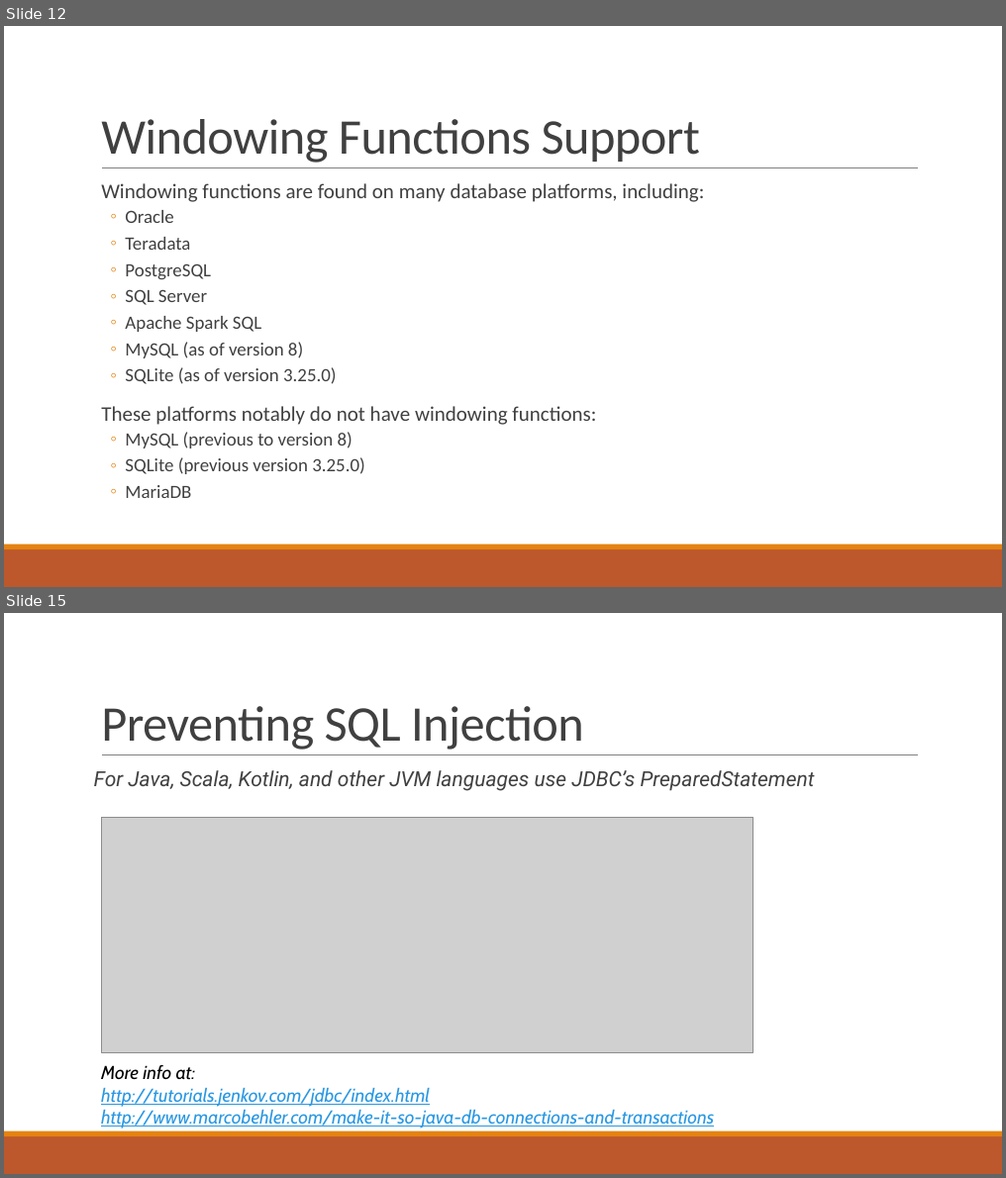
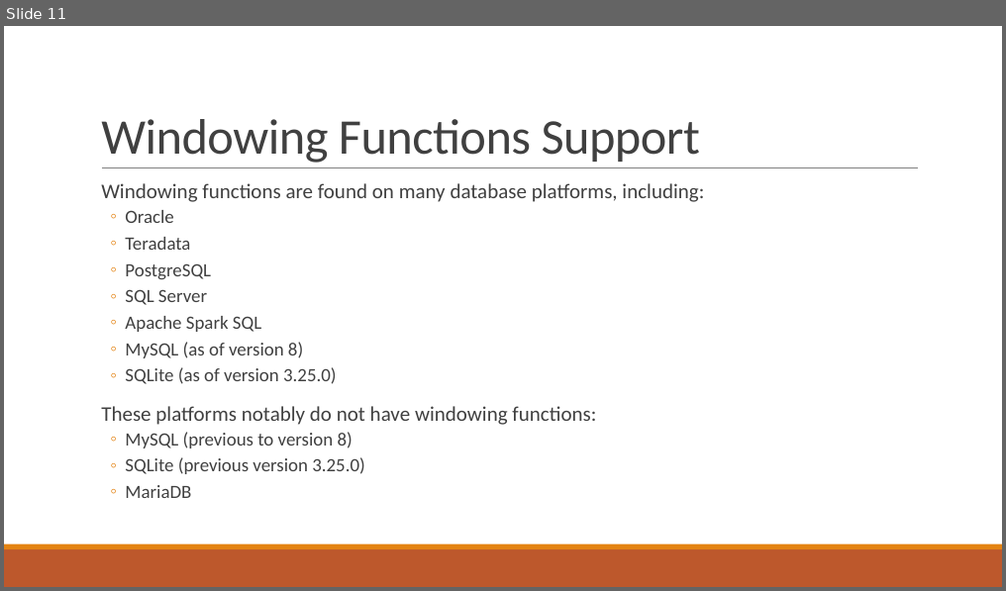
Before and after one commit to thomasnield/oreilly_intermediate_sql_for_data, a slide deck: oreilly_intermediate_sql_for_data_analysis.pptx. Shown one above the other, each under a label of ours: slides 12 and 15 before the commit, slide 11 after it; the slides between them are not shown. The pictures are 1006x1178 and 1006x591 pixels, drawn with LibreOffice and Linux fonts; fonts in the diff are those of the drawing; grey boxes stand for pictures. Boxes give left, top, right and bottom in pixels: in the first picture for what was removed or moved away, otherwise in the second. Text is boxed around its words. In the diff, an @@ line names an element or a change of style, - is before the commit and + after.

```diff
--- a/oreilly_intermediate_sql_for_data_analysis.pptx
+++ b/oreilly_intermediate_sql_for_data_analysis.pptx
@@ slide 15 removed at [4, 613, 1002, 1174], background #FFFFFF; not listed: 3 template elements that a slide beside it also shows @@
@@ title removed at [101, 706, 584, 750] @@
-Preventing SQL Injection
@@ text removed at [94, 770, 815, 791] @@
-For Java, Scala, Kotlin, and other JVM languages use JDBC’s PreparedStatement
@@ picture removed at [102, 817, 753, 1053] @@
@@ text removed at [101, 1065, 714, 1129] @@
-More info at:
-http://tutorials.jenkov.com/jdbc/index.html
-http://www.marcobehler.com/make-it-so-java-db-connections-and-transactions
@@ what was slide 12 is now slide 11 @@
```
Also in this commit, not shown: 3 slides changed, 6 other slides removed, 4 other files.
